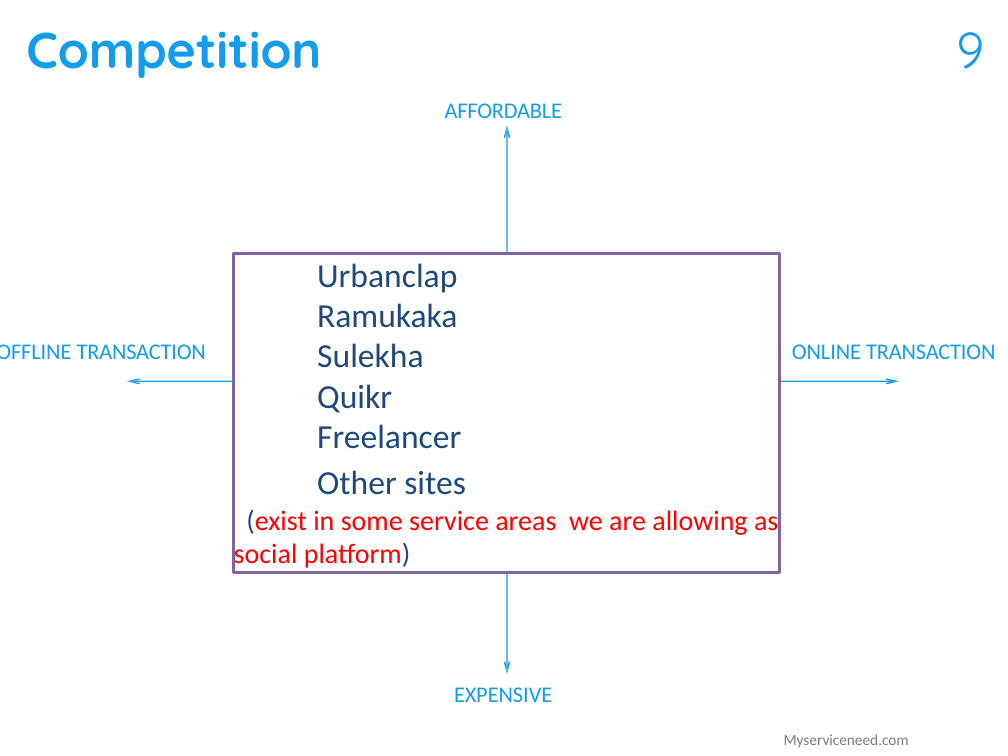
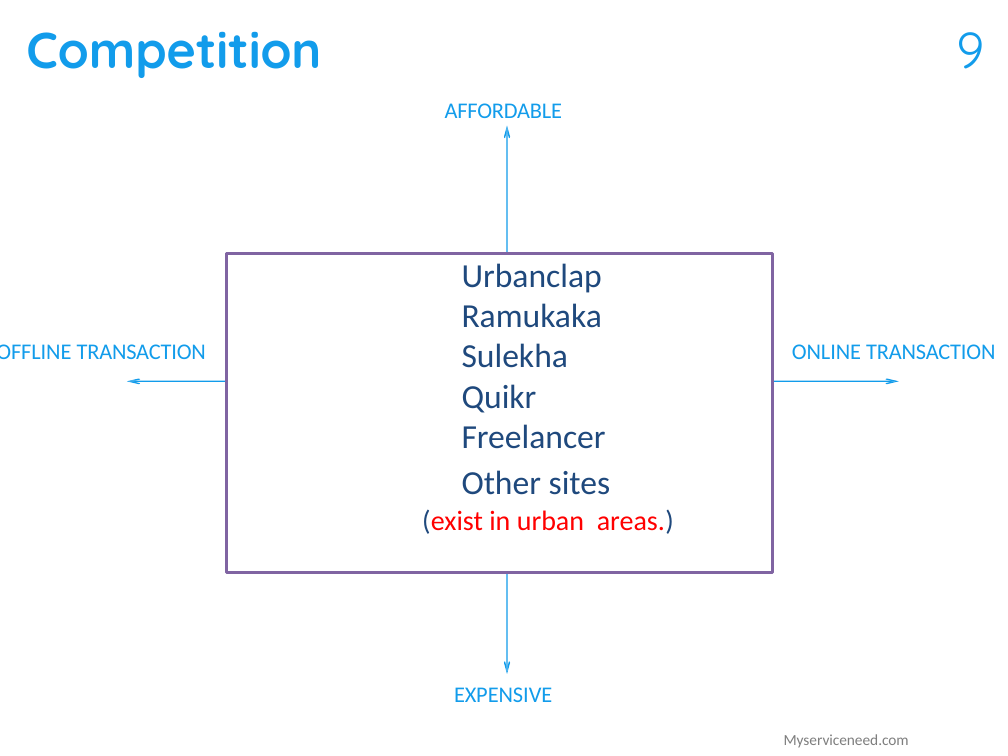
Before and after one commit to chaithu563/myserviceneed, a slide deck: slide 9 of service_images/startuppitch/myservicenned_pitch.pptx. Drawn at 1008x756 pixels with LibreOffice and Linux fonts; fonts in the diff are those of the drawing. Boxes give left, top, right and bottom in pixels: in the first picture for what was removed or moved away, otherwise in the second. Text is boxed around its words. In the diff, an @@ line names an element or a change of style, - is before the commit and + after.

```diff
--- a/service_images/startuppitch/myservicenned_pitch.pptx
+++ b/service_images/startuppitch/myservicenned_pitch.pptx
@@ freeform shape "Urbanclap": place and size @@
-freeform shape "Urbanclap" at (234, 254, 780, 574)
+freeform shape "Urbanclap" at (227, 254, 773, 574)
@@ text in freeform shape at (462, 263, 611, 495): list level 1 to 4 in "Urbanclap"; list level 1 to 4 in "Ramukaka"; list level 1 to 4 in "Sulekha"; list level 1 to 4 in "Quikr"; list level 1 to 4 in "Freelancer"; list level 1 to 4 in "Other sites" @@
@@ text in freeform shape at (422, 509, 674, 534): text changed @@
-(exist in some service areas we are allowing as social platform)
+      (exist in urban areas.)
```
Also in this commit, not shown: 2 other slides changed, 1 slide added, 2 other files.
